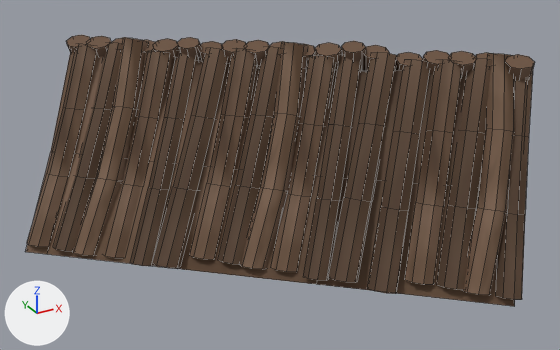
Before and after pictures for a commit that changed the FBX model Assets/Art/Models/environments/objects/house_5.001.fbx.
Both versions are drawn from a camera (50 mm lens) standing at (-6.84, -12.35, 5.35) and looking at (-0.29, -0.44, -0.61). Every picture has the same lights, and +X, +Y and +Z are marked at lower left. Mesh edges are drawn as thin lines. Where no turn or scale is listed for an object, it has been applied to the vertices.

Names of what the first picture shows: 'house_5.001'.
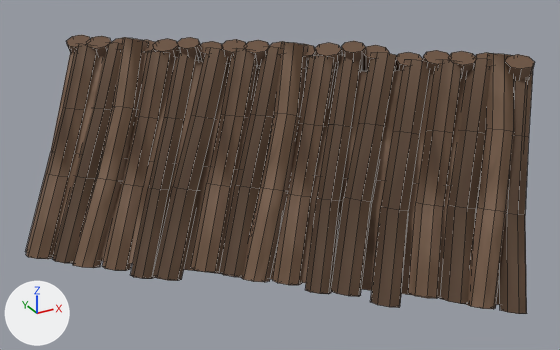
Pixel boxes (x1, y1, x2, y2) of what changed, in the pictures (560 x 350 px):
'house_5.001', reshaped
    before: (26, 35, 535, 306)
    after: (26, 35, 535, 314)
part 1 of me_cube_045, built on
    before: (27, 174, 525, 300)
    after: (26, 174, 527, 314)
part 2 of me_cube_045, surface changed
    both: (26, 52, 500, 305)

What the commit changed:
me_cube_045 is used by ob_house_5_001; location (0.0, 0.0, 0.0).
me_cube_045 had 1241 vertices, 1008 faces and spanned x -4.94..4.93, y -4.96..4.66, z -1.73..1.9.
me_cube_045 now has 1523 vertices, 1286 faces and spans x -4.95..4.93, y -5.16..4.66, z -1.76..1.9.
Part 1, on me_cube_045:
17 faces are deleted.
59 vertices in x -4.88..1.62, y -4.96..0.9, z -1.63..-1.34 move by (-0.07, -0.2, -0.13).
29 vertices in x -4.56..1.73, y -4.86..0.55, z -1.6..-1.34 move by (-0.08, -0.2, -0.13).
21 vertices in x -4.44..1.22, y -4.64..0.56, z -1.64..-1.31 move by (-0.07, -0.2, -0.12).
12 vertices in x -4.49..0.73, y -3.89..0.43, z -1.57..-1.34 move by (-0.07, -0.19, -0.13).
7 vertices in x -3.14..1.37, y -4.55..-0.98, z -1.58..-1.41 move by (-0.08, -0.2, -0.12).
4 vertices in x -3.05..0.98, y -4.01..-0.73, z -1.63..-1.41 move by (-0.08, -0.19, -0.13).
4 vertices move from x -1.69..0.99, y -4.36..-1.78, z -1.48..-1.31 to x -1.76..0.91, y -4.55..-1.97, z -1.6..-1.43.
85 new faces join them.
me_cube_045 part 2: 65 kept faces spanning x -4.94..4.83, y -4.91..4.5, z -1.58..1.63 get new texture (UV) coordinates.
